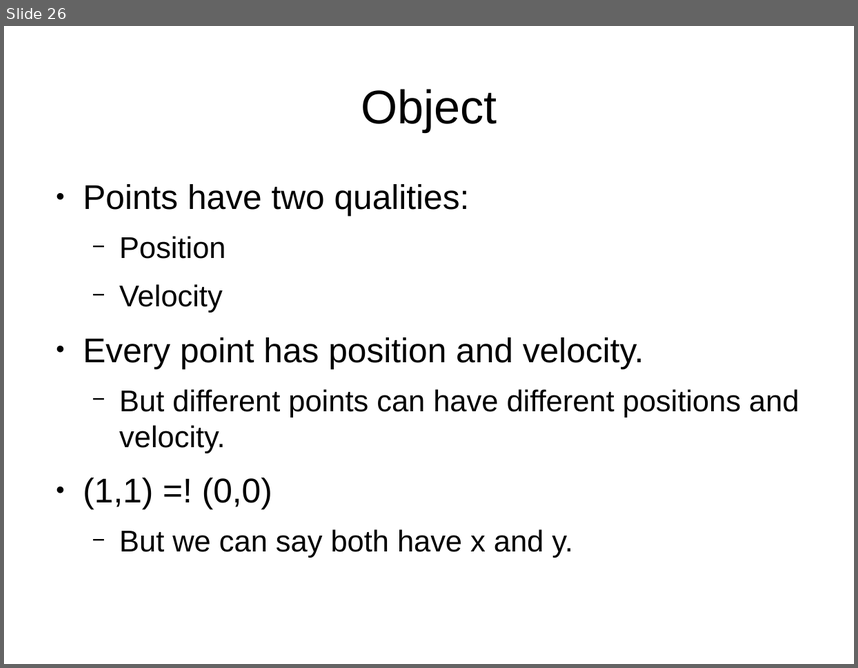
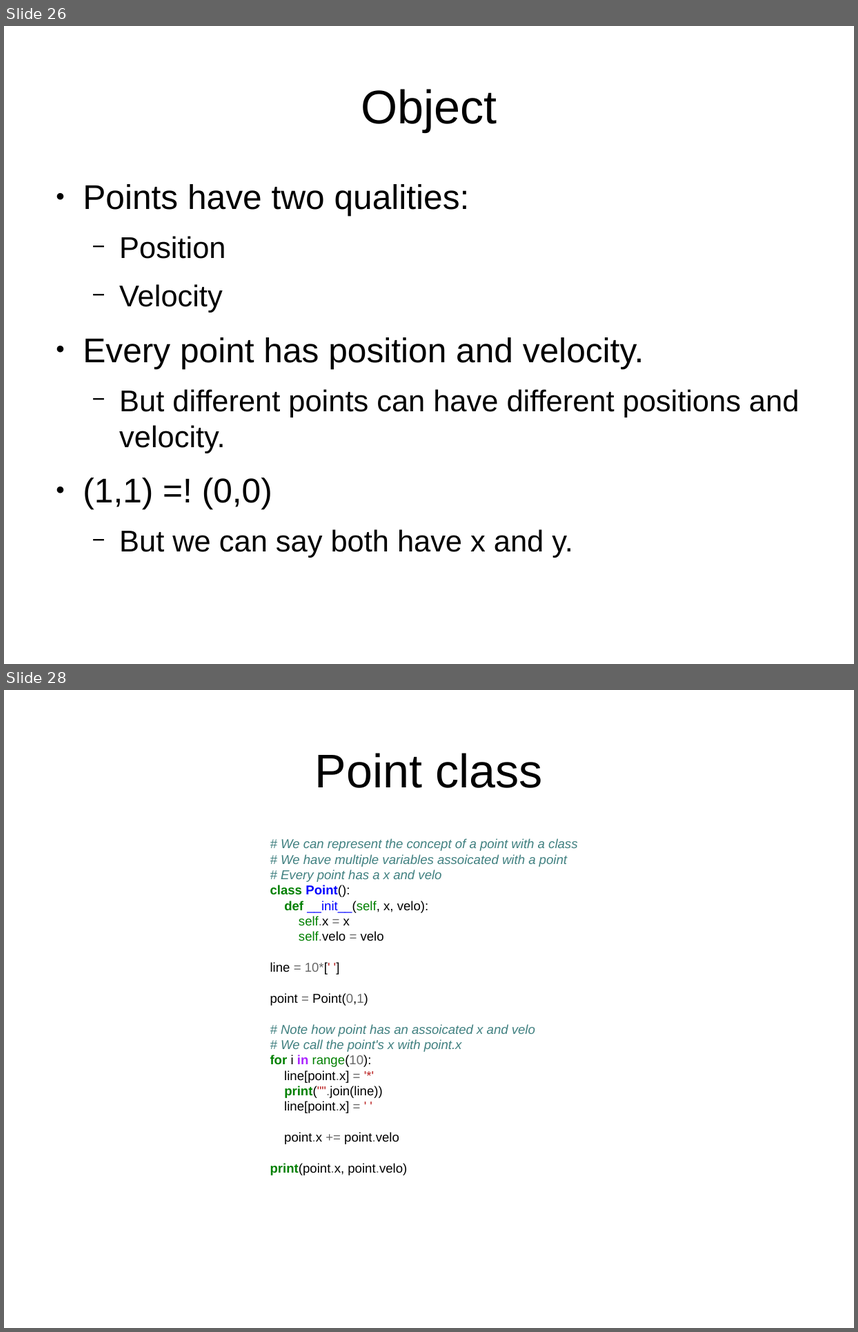
Before and after one commit to f0lie/basic_python_workshop, a slide deck: powerpoint.odp. Shown one above the other, each under a label of ours: slide 26 before the commit, slides 26 and 28 after it; the slides between them are not shown. The pictures are 858x668 and 858x1332 pixels, drawn with LibreOffice and Linux fonts; fonts in the diff are those of the drawing. Boxes give left, top, right and bottom in pixels: in the first picture for what was removed or moved away, otherwise in the second. Text is boxed around its words. In the diff, an @@ line names an element or a change of style, - is before the commit and + after.

Commit message:
Added point class

```diff
--- a/powerpoint.odp
+++ b/powerpoint.odp
@@ slide 28 added at (4,690,854,1328), background #FFFFFF @@
@@ title added at (315,753,543,788), 44 pt, text #000000 @@
+Point class
@@ text added at (270,838,577,1175), 12 pt, text #408080 @@
+# We can represent the concept of a point with a class
+# We have multiple variables assoicated with a point
+# Every point has a x and velo
+class Point():
+def __init__(self, x, velo):
+self.x = x
+self.velo = velo
+line = 10*[' ']
+point = Point(0,1)
+# Note how point has an assoicated x and velo
+# We call the point's x with point.x
+for i in range(10):
+line[point.x] = '*'
+print("".join(line))
+line[point.x] = ' '
+point.x += point.velo
+print(point.x, point.velo)
```
Also in this commit, not shown: 1 slide changed, 2 other slides added, 1 other file.
